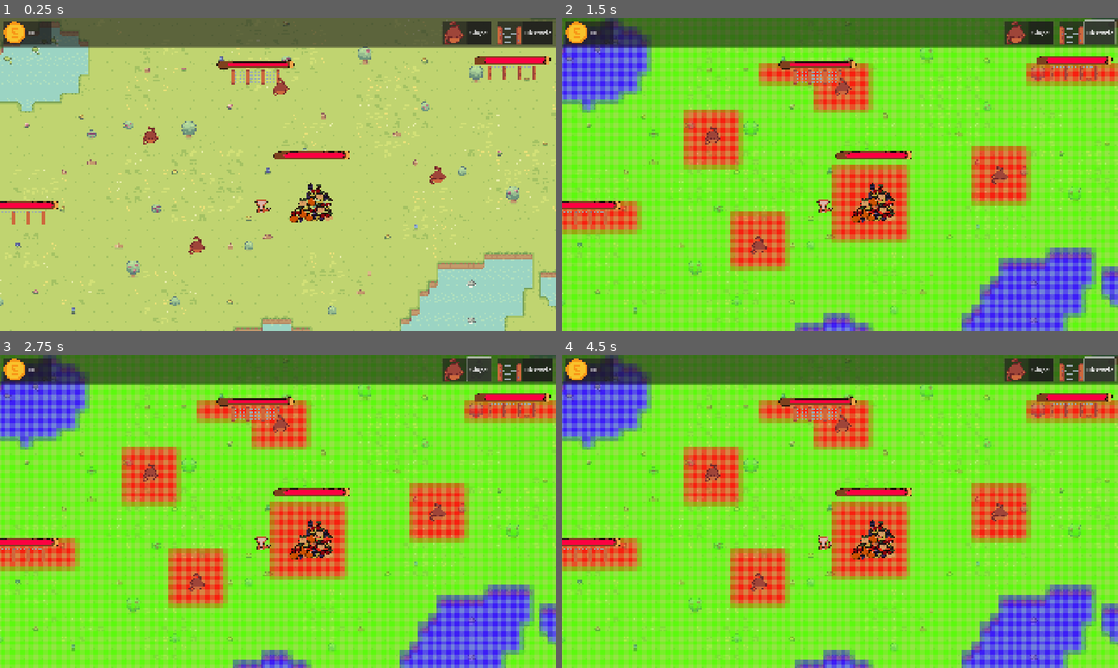
Above: before the commit, frames 1-4 (two rows, left to right).
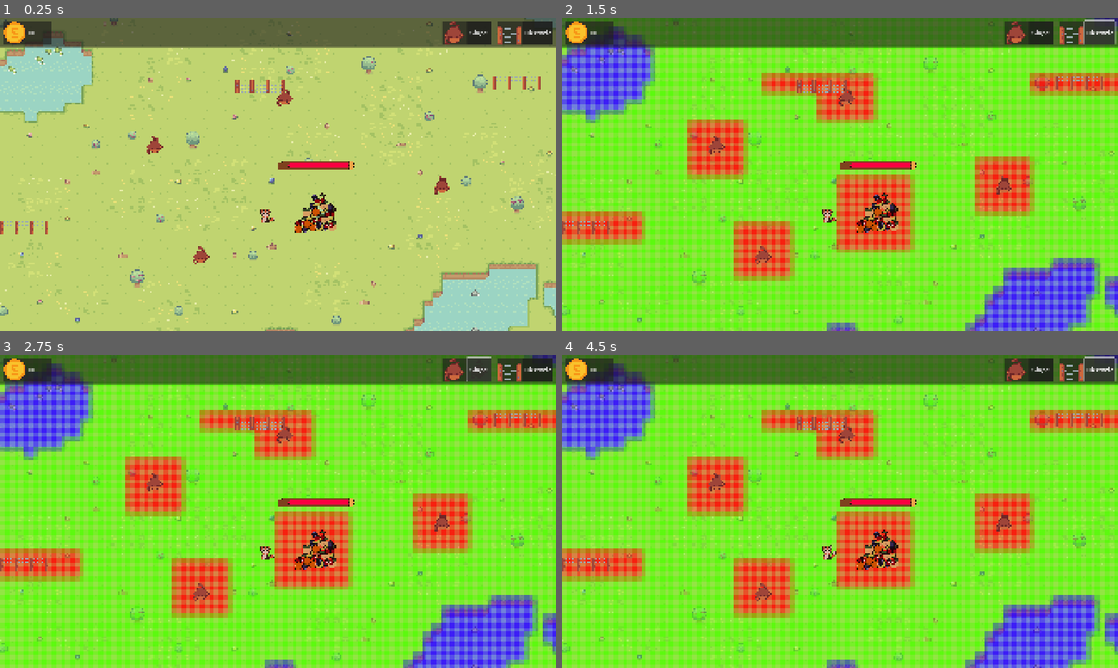
Above: after the commit, the same moments.

Repository: CreaJeu/PirateTowerDefense
Game: Godot game, scene res://scenes/main.tscn
The game is run twice, just before and just after one commit, with the same random seed, the same clock (stepped at 60 frames per second) and the same inputs.
Inputs:
- Up to frame 1 (0.25 s): no input
- Up to frame 2 (1.5 s): click "Singe" at 0.5 s; click "Obstacle" at 1.25 s
- Up to frame 3 (2.75 s): click "Singe" at 2 s
- Up to frame 4 (4.5 s): click "Obstacle" at 2.75 s; click "Singe" at 3.5 s; click "Obstacle" at 4.25 s

The runs differ from the first frame. In frame 1, 15% of the frame differs, in the area x 0-100%, y 0-100%; in frame 2, 77%; in frame 3, 77%; in frame 4, 77%.

Commit message:
spawn enemies differents sizes

Diff:
--- a/scenes/main.tscn
+++ b/scenes/main.tscn
@@ -17,9 +17,9 @@
 [ext_resource type="Script" uid="uid://bekno3v27cnwh" path="res://scripts/camera_2d.gd" id="16_jbj1t"]
 
 [sub_resource type="NavigationPolygon" id="NavigationPolygon_1bvp3"]
-vertices = PackedVector2Array(1083.37, 595.18, 13.0078, 649.469, 13.9766, 15.9688, 1140.96, 13.0234)
-polygons = Array[PackedInt32Array]([PackedInt32Array(0, 1, 2, 3)])
-outlines = Array[PackedVector2Array]([PackedVector2Array(58.5026, 48.8816, 1093.69, 48.8816, 1092.48, 604.746, 66.3175, 591.932)])
+vertices = PackedVector2Array(932.672, 517.477, 906.969, 563.859, 736.617, 589.719, 692.242, 533.773, 821.75, 446.539, 835.461, 449.75, 831.203, 433.352, 821.75, 387.156, 831.203, 398.883, 839.023, 390, 839.023, 398.883, 822.133, 142.32, 721.297, 394.344, 648.008, 486.117, 554.406, 463.102, 524.102, 131.492, 580.398, 106.562, 721.688, 112.508, 943.047, 214.891, 980.531, 316.156, 911.383, 388.008, 448.953, 131.492, 447.953, 503.609, 367.07, 494.5, 179.531, 279.008, 214.898, 149.617, 263.117, 123.773, 323.859, 113.789, 424.32, 113.203, 204.75, 309.727, 155.297, 481.469, 169.742, 368.273, 217.391, 542.719, 169.828, 519.383)
+polygons = Array[PackedInt32Array]([PackedInt32Array(0, 1, 2, 3, 4, 5), PackedInt32Array(6, 5, 4), PackedInt32Array(6, 4, 7, 8), PackedInt32Array(9, 10, 8, 7, 11), PackedInt32Array(12, 13, 14, 15, 16, 17, 11), PackedInt32Array(18, 19, 20, 9, 11), PackedInt32Array(11, 7, 12), PackedInt32Array(21, 15, 14, 22, 23), PackedInt32Array(24, 25, 26, 27, 28, 21, 23, 29), PackedInt32Array(30, 31, 29, 23, 32, 33)])
+outlines = Array[PackedVector2Array]([PackedVector2Array(323.01, 103.797, 427.611, 103.187, 452.258, 121.492, 521.992, 121.492, 578.5, 96.4748, 723.378, 102.576, 826.175, 133.085, 951.215, 208.136, 992.093, 318.576, 915.747, 397.898, 849.019, 399.729, 849.019, 408.881, 841.204, 408.881, 841.204, 432.068, 844.21, 443.661, 945.805, 514.441, 913.342, 573.017, 732.395, 600.474, 677.69, 531.525, 811.747, 441.22, 811.747, 427.186, 811.747, 422.305, 811.747, 397.898, 726.384, 404, 651.841, 497.356, 555.055, 473.559, 449.252, 513.83, 368.096, 504.678, 216.606, 553.491, 161.901, 526.644, 145.069, 482.712, 160.098, 364.949, 192.56, 310.644, 168.514, 281.356, 206.386, 142.848, 259.889, 114.17)])
 
 [sub_resource type="SpriteFrames" id="SpriteFrames_jkv2x"]
 animations = [{
@@ -176,7 +176,7 @@
 shape = SubResource("RectangleShape2D_jkv2x")
 
 [node name="Camera2D" type="Camera2D" parent="."]
-position = Vector2(922, 493)
+position = Vector2(915, 476)
 zoom = Vector2(2, 2)
 limit_left = 0
 limit_top = 0
--- a/scenes/obstacle.tscn
+++ b/scenes/obstacle.tscn
@@ -1,8 +1,7 @@
-[gd_scene load_steps=6 format=3 uid="uid://bl5du0khkvx0c"]
+[gd_scene load_steps=5 format=3 uid="uid://bl5du0khkvx0c"]
 
 [ext_resource type="Script" uid="uid://idrk60cu26ny" path="res://scripts/obstacle.gd" id="1_drdry"]
 [ext_resource type="Texture2D" uid="uid://m36f0an1ddpr" path="res://assets/sprites/structure/barricade3.png" id="2_cjuko"]
-[ext_resource type="PackedScene" uid="uid://curylix2vk8n3" path="res://scenes/health_bar.tscn" id="3_cjuko"]
 
 [sub_resource type="RectangleShape2D" id="RectangleShape2D_aubd6"]
 size = Vector2(86.5, 25)
@@ -28,15 +27,3 @@
 [node name="CollisionShape2D" type="CollisionShape2D" parent="ConstructionRestriction"]
 position = Vector2(81.5, 7)
 shape = SubResource("RectangleShape2D_drdry")
-
-[node name="HealthBar" parent="." instance=ExtResource("3_cjuko")]
-anchors_preset = 8
-anchor_left = 0.5
-anchor_top = 0.5
-anchor_right = 0.5
-anchor_bottom = 0.5
-offset_left = 14.0
-offset_top = -22.0
-offset_right = 14.0
-offset_bottom = -22.0
-size_flags_horizontal = 4
--- a/scripts/enemy_spawner.gd
+++ b/scripts/enemy_spawner.gd
@@ -30,6 +30,11 @@
 	var base = $"../Base"
 	enemy.target = base
 
+	var min_value = 0.8
+	var max_value = 1.2
+	var random_float_in_range = randf_range(min_value, max_value)
+	enemy.scale = Vector2(random_float_in_range,random_float_in_range)
+
 	enemy.initialize(base, spawn_pos)
 
 func _on_game_over():
--- a/scripts/obstacle.gd
+++ b/scripts/obstacle.gd
@@ -8,7 +8,6 @@
 	health = max_health
 	$ConstructionRestriction.add_to_group("obstacles")
 	add_to_group("build_blocker")
-	$HealthBar.setup(max_health)
 
 
 func shake(duration = 0.2, strength = 5.0):
@@ -38,8 +37,7 @@
 
 func take_damage(amount: int):
 	health -= amount
-	$HealthBar.lose_health(amount)
-	shake()  # Add shake effect when taking damage
+	shake(0.15)  # Add shake effect when taking damage
 	if health <= 0:
 		on_destroyed()
 
